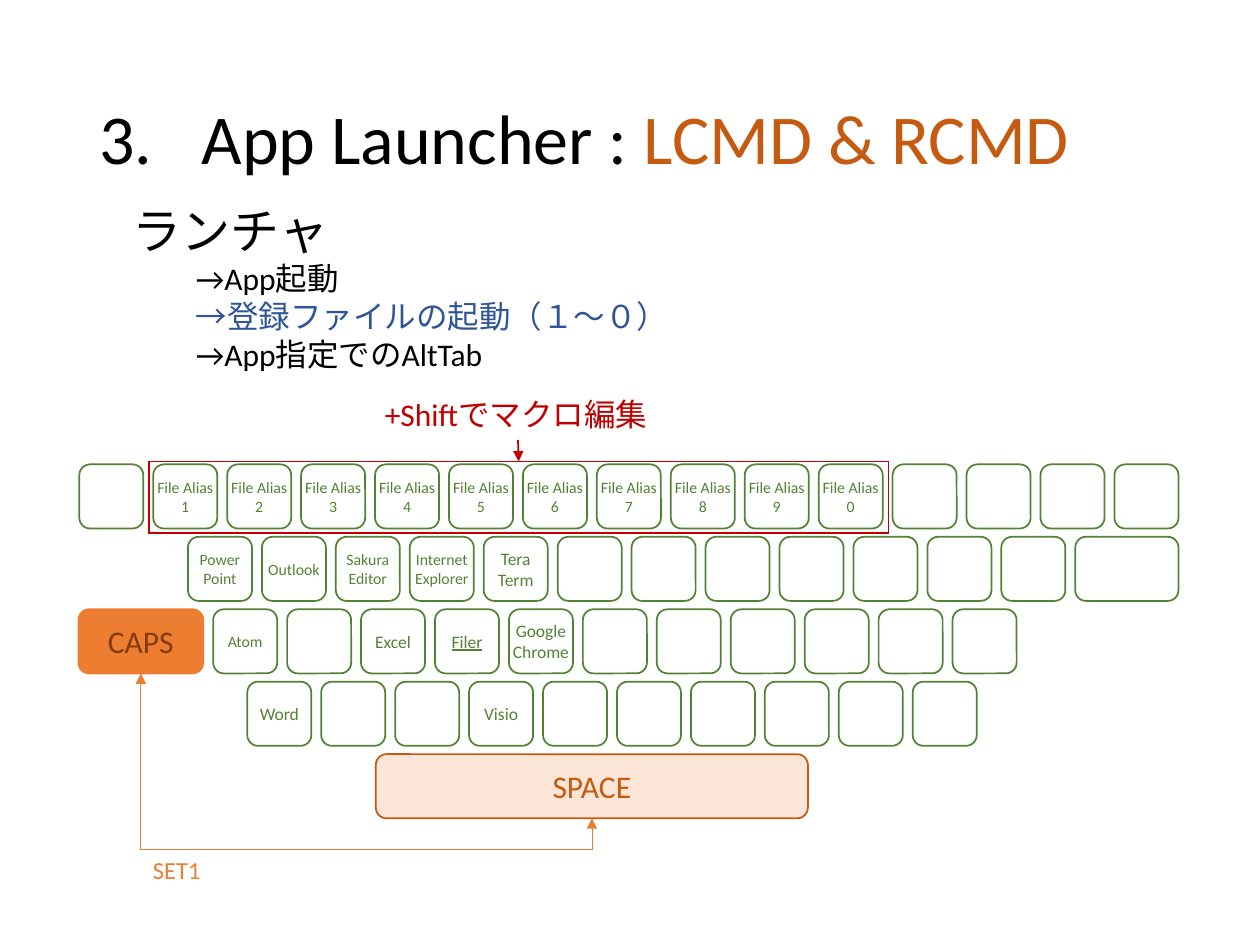
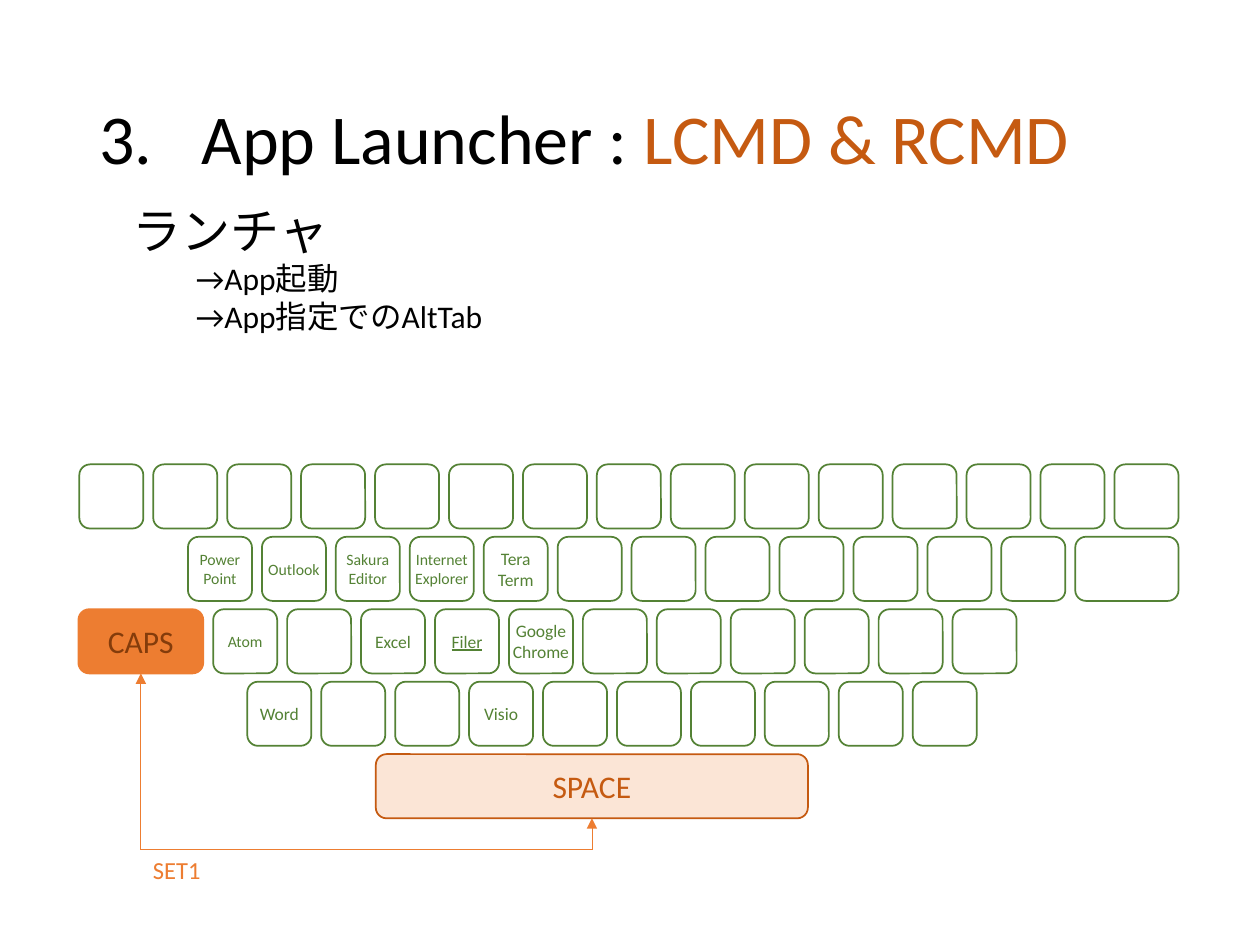
Before and after one commit to ittooo66/myAHK, a slide deck: slide 7 of MANUAL.pptx. Drawn at 1260x945 pixels with LibreOffice and Linux fonts; fonts in the diff are those of the drawing. Boxes give left, top, right and bottom in pixels: in the first picture for what was removed or moved away, otherwise in the second. Text is boxed around its words. In the diff, an @@ line names an element or a change of style, - is before the commit and + after.

Commit message:
Alias起動機能の削除

```diff
--- a/MANUAL.pptx
+++ b/MANUAL.pptx
@@ text at [196,301,668,331]: paragraph removed @@
-      →登録ファイルの起動（１～０）
@@ text removed at [385,400,647,429] @@
-+Shiftでマクロ編集
@@ arrow removed from (518, 440) to (519, 461) @@
@@ rectangle removed at [149,461,888,533] @@
@@ text in rounded rectangle at [157,482,213,512]: text removed @@
-File Alias
-1
@@ text in rounded rectangle at [231,482,287,512]: text removed @@
-File Alias
-2
@@ text in rounded rectangle at [305,482,361,512]: text removed @@
-File Alias
-3
@@ text in rounded rectangle at [379,482,435,512]: text removed @@
-File Alias
-4
@@ text in rounded rectangle at [453,482,509,512]: text removed @@
-File Alias
-5
@@ text in rounded rectangle at [527,482,583,512]: text removed @@
-File Alias
-6
@@ text in rounded rectangle at [601,482,657,512]: text removed @@
-File Alias
-7
@@ text in rounded rectangle at [675,482,731,512]: text removed @@
-File Alias
-8
@@ text in rounded rectangle at [749,482,805,512]: text removed @@
-File Alias
-9
@@ text in rounded rectangle at [823,482,879,512]: text removed @@
-File Alias
-0
```
Also in this commit, not shown: 3 other slides changed, 3 other files.
